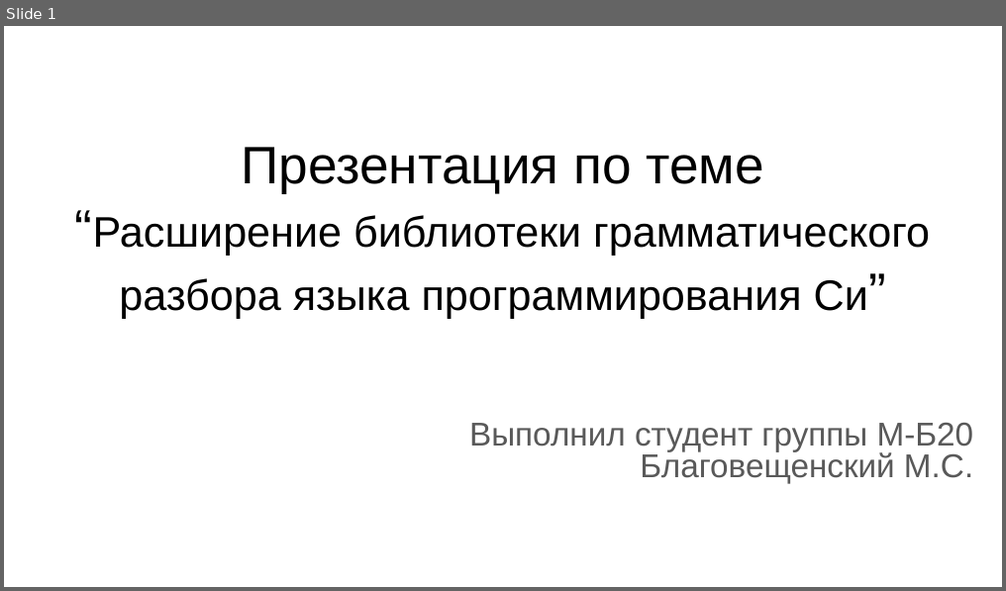
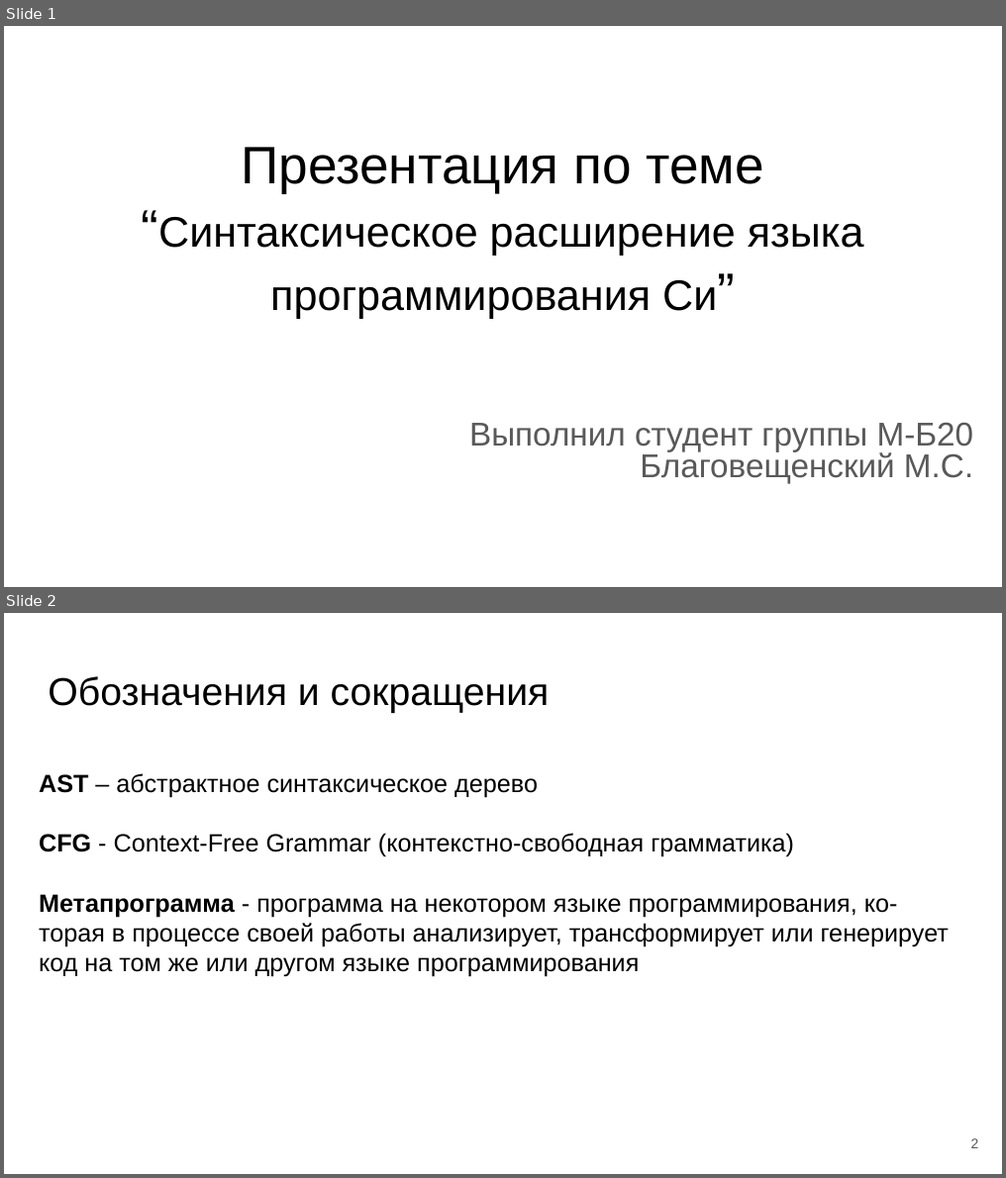
Before and after one commit to m-blg/bach-vkr, a slide deck: extra/Презентация по теме “Грамматический разбор языка Си”.odp. Shown one above the other, each under a label of ours: slide 1 before the commit, slides 1 and 2 after it. The pictures are 1006x591 and 1006x1178 pixels, drawn with LibreOffice and Linux fonts; fonts in the diff are those of the drawing. Boxes give left, top, right and bottom in pixels: in the first picture for what was removed or moved away, otherwise in the second. Text is boxed around its words. In the diff, an @@ line names an element or a change of style, - is before the commit and + after.

```diff
--- a/extra/Презентация по теме “Грамматический разбор языка Си”.odp
+++ b/extra/Презентация по теме “Грамматический разбор языка Си”.odp
@@ slide 2 added at (4,613,1002,1174), background #FFFFFF @@
@@ title added at (48,676,549,713), 28 pt, text #000000 @@
+Обозначения и сокращения
@@ text added at (39,773,948,977), 18 pt, text #000000 @@
+AST – абстрактное синтаксическое дерево
+CFG - Context-Free Grammar (контекстно-свободная грамматика)
+Метапрограмма - программа на некотором языке программирования, ко-
+торая в процессе своей работы анализирует, трансформирует или генерирует
+код на том же или другом языке программирования
@@ page number added at (971,1139,979,1149), 10 pt, text #595959 @@
+2
@@ slide 1 changed as well @@
@@ title at (158,147,864,319): text changed @@
-Презентация по теме
-“Расширение библиотеки грамматического разбора языка программирования Си”
+Презентация по теме
+“Синтаксическое расширение языка программирования Си”
```
Also in this commit, not shown: 1 other slide changed, 10 other slides added, 10 slides removed, 37 other files.
